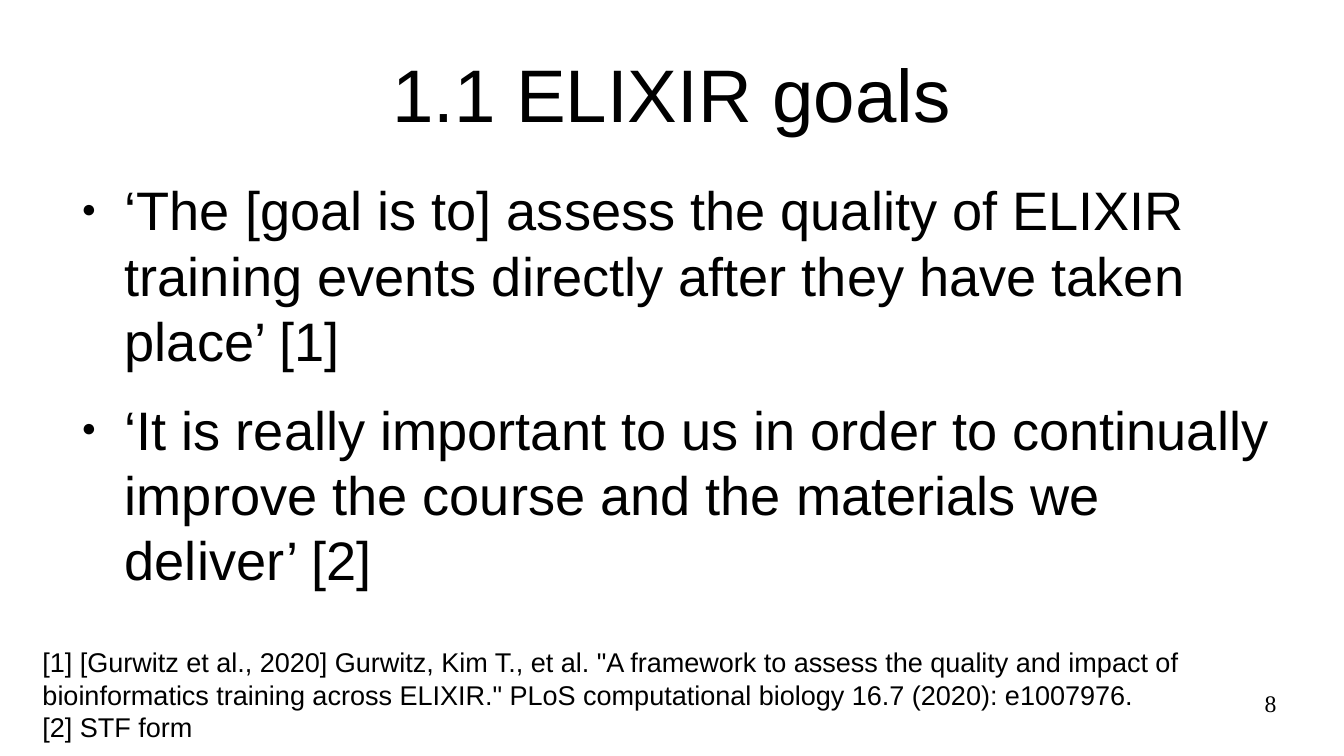
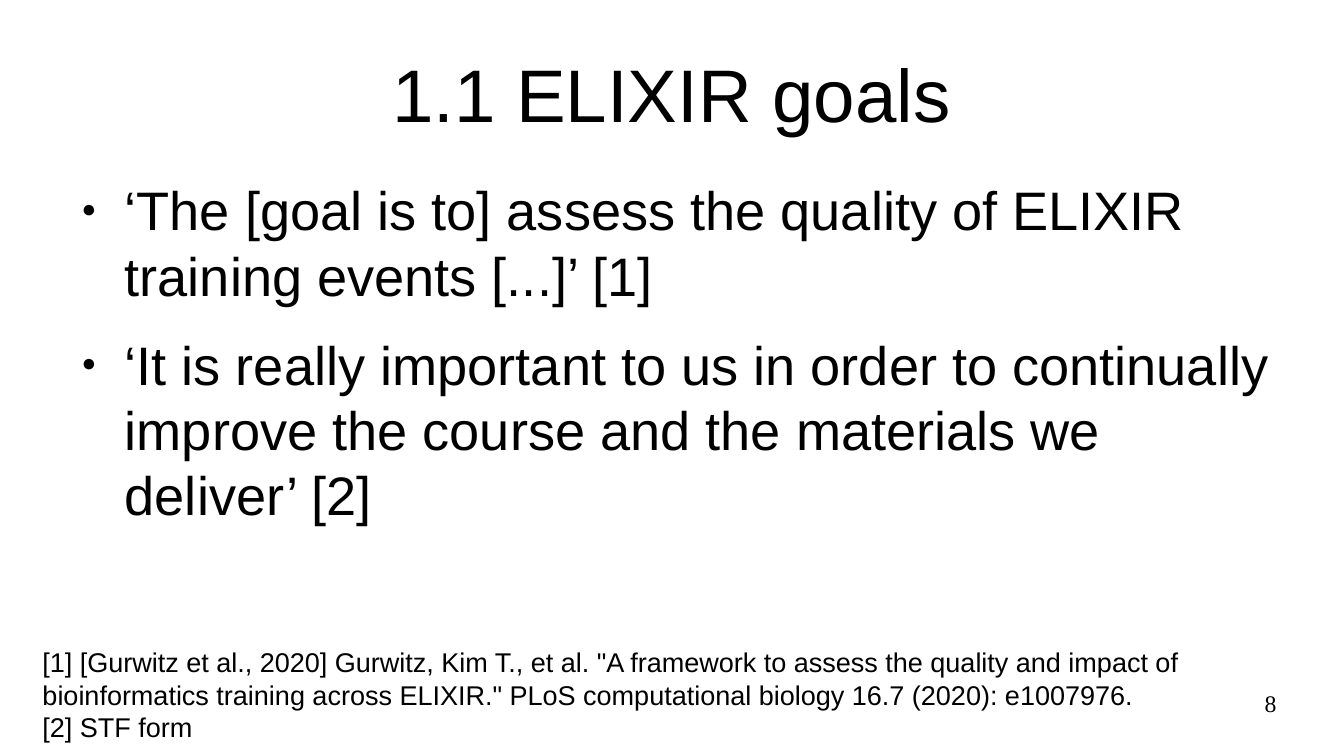
Before and after one commit to NBISweden/elixir_evaluation_evaluation, a slide deck: slide 8 of docs/presentations/step_1.odp. Drawn at 1344x756 pixels with LibreOffice and Linux fonts; fonts in the diff are those of the drawing. Boxes give left, top, right and bottom in pixels: in the first picture for what was removed or moved away, otherwise in the second. Text is boxed around its words. In the diff, an @@ line names an element or a change of style, - is before the commit and + after.

```diff
--- a/docs/presentations/step_1.odp
+++ b/docs/presentations/step_1.odp
@@ text at (125, 190, 1185, 305): text changed @@
-● ‘The [goal is to] assess the quality of ELIXIR training events directly after they have taken place’ [1]
+● ‘The [goal is to] assess the quality of ELIXIR training events [...]’ [1]
```
Also in this commit, not shown: 1 other slide changed, 1 other file.
